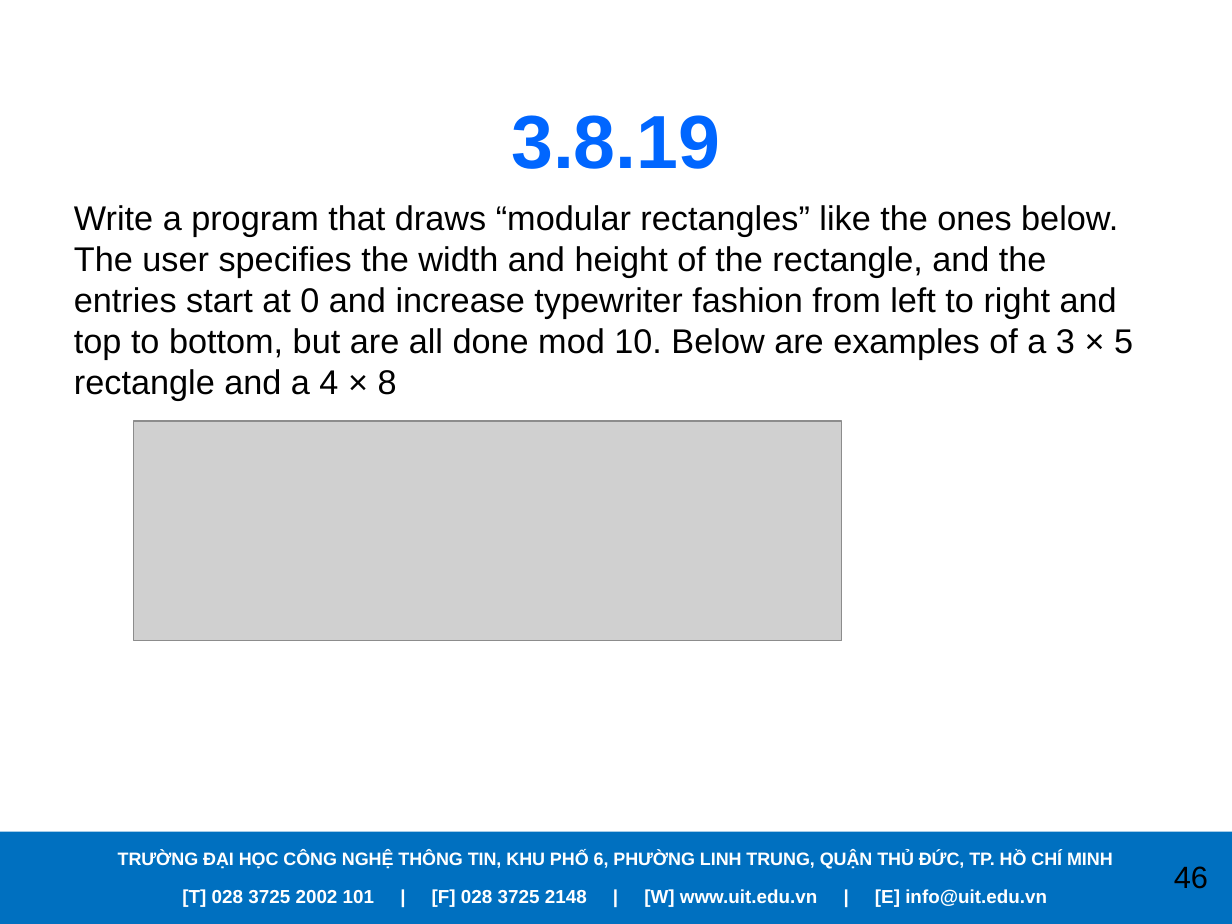
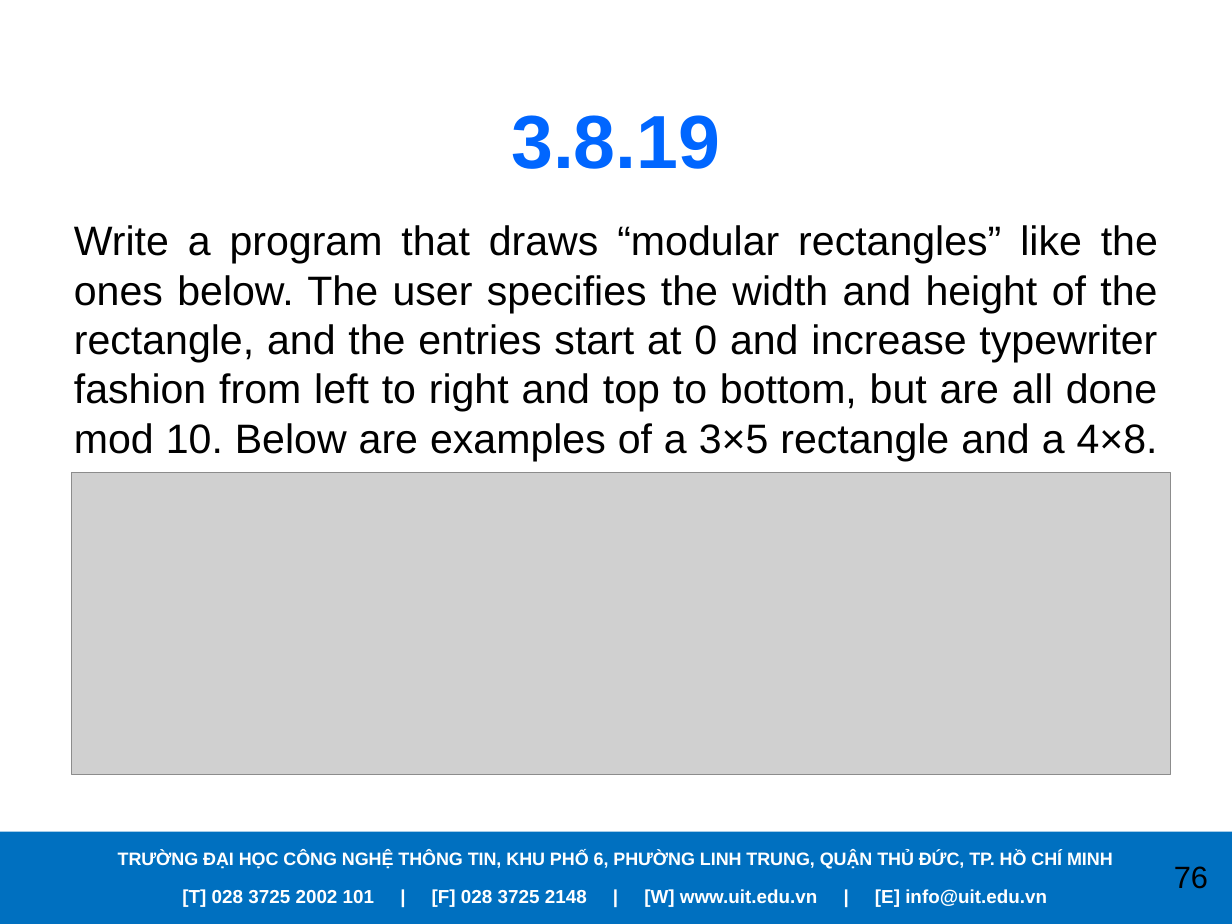
Before and after one commit to PhanVinhLong/APracticalIntroductionToPythonProgramming, a slide deck: slide 76 of Presentations/Chapter03.pptx (slide 46 before the commit). Drawn at 1232x924 pixels with LibreOffice and Linux fonts; fonts in the diff are those of the drawing; grey boxes stand for pictures; background and template pictures are left out. Boxes give left, top, right and bottom in pixels: in the first picture for what was removed or moved away, otherwise in the second. Text is boxed around its words. In the diff, an @@ line names an element or a change of style, - is before the commit and + after.

```diff
--- a/Presentations/Chapter03.pptx
+++ b/Presentations/Chapter03.pptx
@@ text at bbox=[74, 225, 1158, 461]: text changed; size 20 to 24 pt @@
-Write a program that draws “modular rectangles” like the ones below. The user specifies the width and height of the rectangle, and the entries start at 0 and increase typewriter fashion from left to right and top to bottom, but are all done mod 10. Below are examples of a 3 × 5 rectangle and a 4 × 8
+Write a program that draws “modular rectangles” like the ones below. The user specifies the width and height of the rectangle, and the entries start at 0 and increase typewriter fashion from left to right and top to bottom, but are all done mod 10. Below are examples of a 3×5 rectangle and a 4×8.
@@ picture: place and size @@
-picture at bbox=[133, 421, 841, 641]
+picture at bbox=[71, 472, 1170, 774]
@@ page number at bbox=[1174, 866, 1208, 889]: text changed @@
-46
+76
```
Also in this commit, not shown: 11 other slides changed, 31 slides added, 15 other files.
